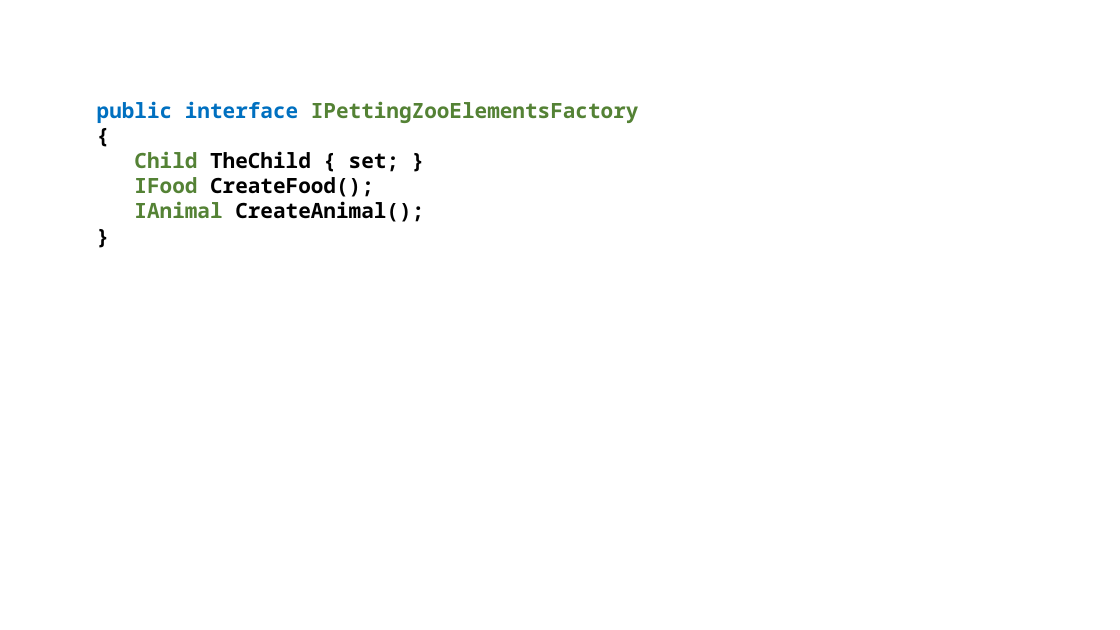
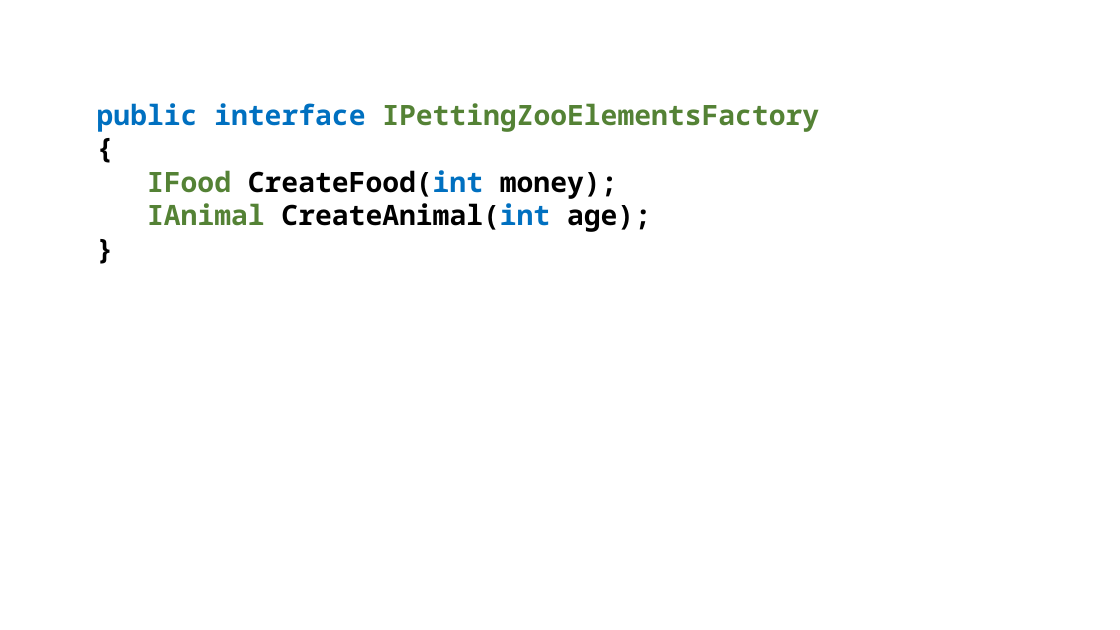
Before and after one commit to perl-easj/Teaching-materials, a slide deck: slide 19 of CSharpProgramming/Presentations/OOProgPartIII/AbstractFactory.pptx. Drawn at 1120x630 pixels with LibreOffice and Linux fonts; fonts in the diff are those of the drawing. Boxes give left, top, right and bottom in pixels: in the first picture for what was removed or moved away, otherwise in the second. Text is boxed around its words. In the diff, an @@ line names an element or a change of style, - is before the commit and + after.

```diff
--- a/CSharpProgramming/Presentations/OOProgPartIII/AbstractFactory.pptx
+++ b/CSharpProgramming/Presentations/OOProgPartIII/AbstractFactory.pptx
@@ text at (97, 103, 819, 132): size 18 to 24 pt in "public interface IPettingZooElementsFactory", "{", "}" @@
@@ text at (147, 170, 651, 232): text changed; size 18 to 24 pt @@
-Child TheChild { set; }
-IFood CreateFood();
-IAnimal CreateAnimal();
+IFood CreateFood(int money);
+IAnimal CreateAnimal(int age);
```
Also in this commit, not shown: 12 other slides changed, 3 other files.
